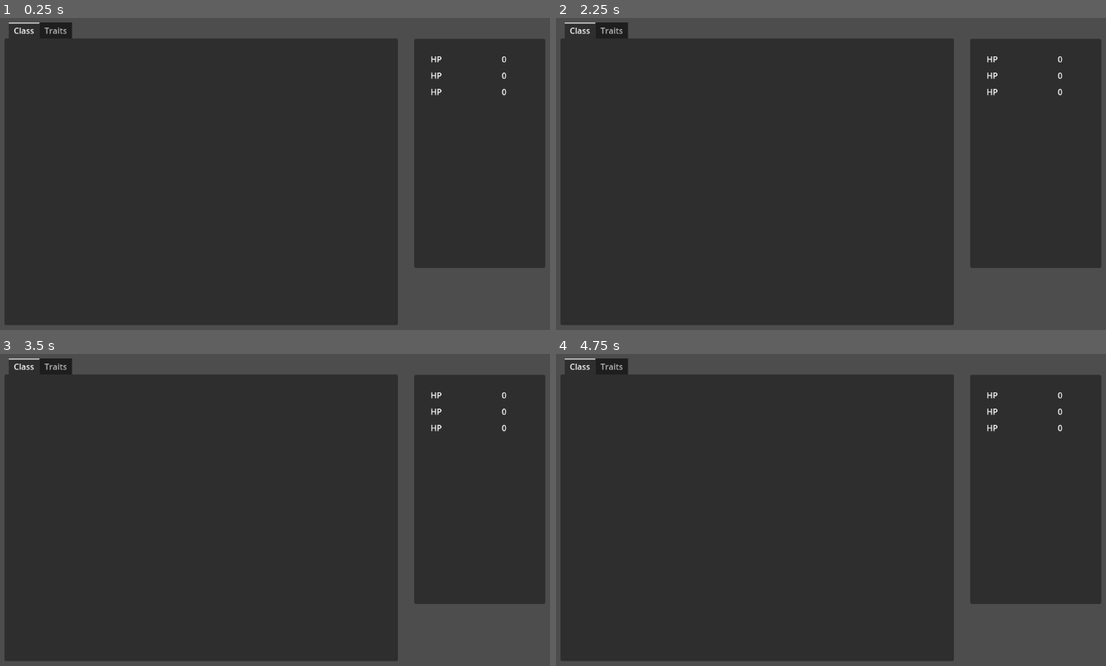
Above: before the commit, frames 1-4 (two rows, left to right).
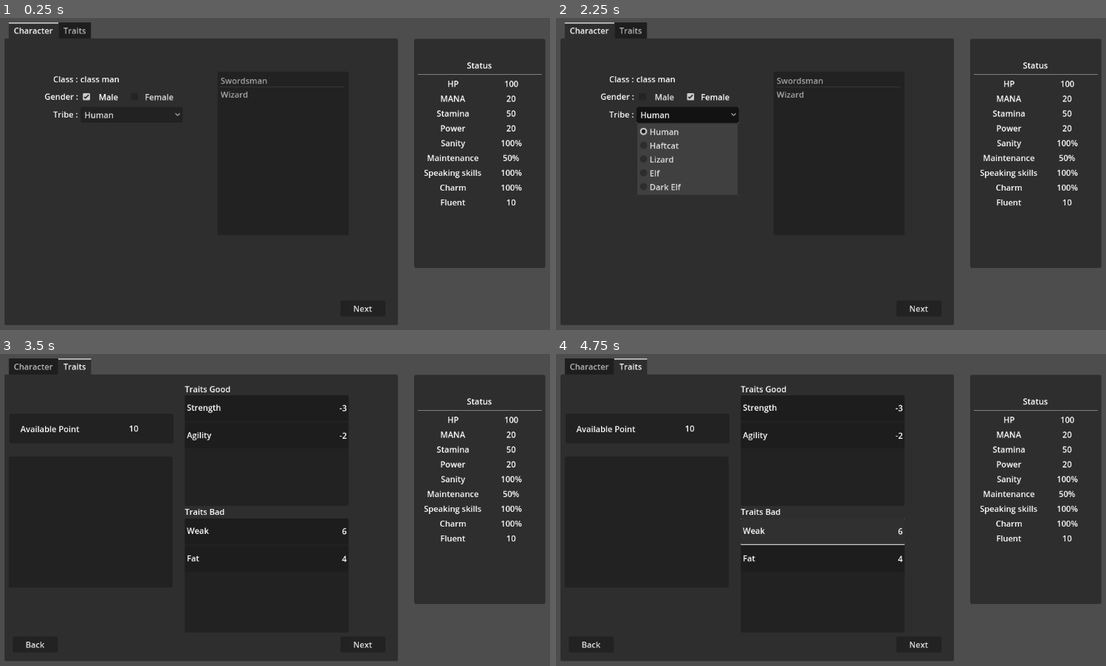
Above: after the commit, the same moments.

Repository: GIRA-AKI/Isekai
Game: Godot game, scene res://pages/traits_test.tscn
Same seed, same stepped clock (60 frames per second), same inputs: the game is played once before the commit and once after it.
Inputs (mouse positions are in pixels of both pictures, inside the frame that each line leads up to):
- Up to frame 1 (0.25 s): no input
- Up to frame 2 (2.25 s): click (660, 96) at 0.5 s, where only the run after the commit has a clickable "Male"; click (710, 96) at 1.25 s, where only the run after the commit has a clickable "Female"; click (688, 114) at 2 s, where only the run after the commit has a clickable "Human"
- Up to frame 3 (3.5 s): click (363, 644) at 2.75 s, where only the run after the commit has a clickable "Next"
- Up to frame 4 (4.75 s): click (820, 407) at 3.5 s, where only the run after the commit has a clickable "Strength"; click (820, 531) at 4.25 s, where only the run after the commit has a clickable "Weak"

The runs differ from the first frame. In frame 1, 2.0% of the frame differs, in the area x 3-99%, y 1-95%; in frame 2, 3.1%; in frame 3, 2.0%; in frame 4, 2.2%.
Error before the commit: Attempt to call function 'get_children' in base 'null instance' on a null instance. (res://pages/traits_test.gd:31)

Commit message:
character_info

Diff:
--- a/pages/traits_test.gd
+++ b/pages/traits_test.gd
@@ -3,13 +3,40 @@
 var list_item = preload("res://pages/traits_set.tscn")
 
 #table
-@onready var traits_good = $Control/traits_good/MarginContainer/ScrollContainer/VBoxContainer
-@onready var traits_bad = $Control/traits_bad/MarginContainer/ScrollContainer/VBoxContainer
-@onready var traits_use = $Control/use_traits/MarginContainer/ScrollContainer/VBoxContainer
-@onready var available_points = $Control/available_points/Label2
+@onready var traits_good = $Control/TabContainer/Traits/traits_good/MarginContainer/ScrollContainer/VBoxContainer
+@onready var traits_bad = $Control/TabContainer/Traits/traits_bad/MarginContainer/ScrollContainer/VBoxContainer
+@onready var traits_use = $Control/TabContainer/Traits/use_traits/MarginContainer/ScrollContainer/VBoxContainer
+@onready var available_points = $Control/TabContainer/Traits/available_points/Label2
+
+#Status
+@onready var hp_text = $Control/Panel/StatusContainer/HBoxContainer/hpnum
+@onready var mana_text = $Control/Panel/StatusContainer/HBoxContainer2/mana_num
+@onready var stamina_text = $Control/Panel/StatusContainer/HBoxContainer3/Stamina_num
+@onready var power_text = $Control/Panel/StatusContainer/HBoxContainer4/Power_num
+@onready var sanity_text = $Control/Panel/StatusContainer/HBoxContainer5/Sanity_num
+@onready var maintenance_text = $Control/Panel/StatusContainer/HBoxContainer6/Maintenance_num
+@onready var Speaking_text = $Control/Panel/StatusContainer/HBoxContainer7/Speaking_num
+@onready var Charm_text = $Control/Panel/StatusContainer/HBoxContainer8/Charm_num
+@onready var Fluent_text = $Control/Panel/StatusContainer/HBoxContainer9/Fluent_num
+
+#Character
+@onready var Player_Class = $Control/TabContainer/Character/VBoxContainer/HBoxContainer/class
+var Player_tribe
+var sex
+var hp
+var mana
+var stamina
+var power
+var sanity
+var maintenance
+var Speaking
+var Charm
+var Fluent
+
 # Called when the node enters the scene tree for the first time.
 func _ready() -> void:
 	loadAllTable()
+	_on_setect_tribe_selected(0)
 	pass
 
 func calAvailablePoints():
@@ -43,5 +70,51 @@
 
 # Called every frame. 'delta' is the elapsed time since the previous frame.
 func _process(delta: float) -> void:
+	hp_text.text = str(hp)
+	mana_text.text = str(mana)
+	stamina_text.text = str(stamina)
+	power_text.text = str(power)
+	sanity_text.text = str(sanity) + "%"
+	maintenance_text.text = str(maintenance) + "%"
+	Speaking_text.text = str(Speaking) + "%"
+	Charm_text.text = str(Charm) + "%"
+	Fluent_text.text = str(Fluent)
+	pass
 
-	pass
+func _on_setect_tribe_selected(index: int) -> void:
+	if index ==0:
+		Player_tribe = "Human"
+		hp = 100
+		mana = 20
+		stamina = 50
+		power = 20
+		sanity = 100
+		maintenance = 50
+		Speaking = 100
+		Charm = 100
+		Fluent = 10
+	elif index ==1:
+		Player_tribe = "HaftCat"
+	elif index ==2:
+		Player_tribe = "Lizard"
+	elif index ==3:
+		Player_tribe = "Elf"
+	elif index ==4:
+		Player_tribe = "Dark Elf"
+	pass # Replace with function body.
+
+func _on_next_info_pressed() -> void:
+	$Control/TabContainer/Traits.visible = true
+	pass # Replace with function body.
+
+func _on_back_to_info_pressed() -> void:
+	$Control/TabContainer/Character.visible = true
+	pass # Replace with function body.
+
+func _on_man_pressed() -> void:
+	$Control/TabContainer/Character/VBoxContainer/HBoxContainer2/woman.button_pressed = false
+	sex = "M"
+
+func _on_woman_pressed() -> void:
+	$Control/TabContainer/Character/VBoxContainer/HBoxContainer2/man.button_pressed = false
+	sex = "F"
--- a/pages/traits_test.tscn
+++ b/pages/traits_test.tscn
@@ -21,9 +21,107 @@
 offset_bottom = 624.0
 current_tab = 0
 
-[node name="Class" type="Control" parent="Control/TabContainer"]
+[node name="Character" type="Control" parent="Control/TabContainer"]
 layout_mode = 2
 metadata/_tab_index = 0
+
+[node name="VBoxContainer" type="VBoxContainer" parent="Control/TabContainer/Character"]
+layout_mode = 0
+offset_left = 64.0
+offset_top = 65.0
+offset_right = 352.0
+offset_bottom = 257.0
+
+[node name="HBoxContainer" type="HBoxContainer" parent="Control/TabContainer/Character/VBoxContainer"]
+layout_mode = 2
+
+[node name="Label" type="Label" parent="Control/TabContainer/Character/VBoxContainer/HBoxContainer"]
+clip_contents = true
+custom_minimum_size = Vector2(80, 30)
+layout_mode = 2
+text = "Class :"
+horizontal_alignment = 2
+vertical_alignment = 1
+
+[node name="class" type="Label" parent="Control/TabContainer/Character/VBoxContainer/HBoxContainer"]
+clip_contents = true
+custom_minimum_size = Vector2(200, 30)
+layout_mode = 2
+text = "class man"
+vertical_alignment = 1
+
+[node name="HBoxContainer2" type="HBoxContainer" parent="Control/TabContainer/Character/VBoxContainer"]
+layout_mode = 2
+
+[node name="Label" type="Label" parent="Control/TabContainer/Character/VBoxContainer/HBoxContainer2"]
+clip_contents = true
+custom_minimum_size = Vector2(80, 30)
+layout_mode = 2
+text = "Gender :"
+horizontal_alignment = 2
+vertical_alignment = 1
+
+[node name="man" type="CheckBox" parent="Control/TabContainer/Character/VBoxContainer/HBoxContainer2"]
+clip_contents = true
+custom_minimum_size = Vector2(90, 0)
+layout_mode = 2
+button_pressed = true
+text = "Male"
+alignment = 1
+
+[node name="woman" type="CheckBox" parent="Control/TabContainer/Character/VBoxContainer/HBoxContainer2"]
+clip_contents = true
+custom_minimum_size = Vector2(100, 0)
+layout_mode = 2
+text = "Female"
+alignment = 1
+
+[node name="HBoxContainer3" type="HBoxContainer" parent="Control/TabContainer/Character/VBoxContainer"]
+layout_mode = 2
+
+[node name="Label" type="Label" parent="Control/TabContainer/Character/VBoxContainer/HBoxContainer3"]
+clip_contents = true
+custom_minimum_size = Vector2(80, 30)
+layout_mode = 2
+text = "Tribe :"
+horizontal_alignment = 2
+vertical_alignment = 1
+
+[node name="setect" type="OptionButton" parent="Control/TabContainer/Character/VBoxContainer/HBoxContainer3"]
+clip_contents = true
+custom_minimum_size = Vector2(200, 0)
+layout_mode = 2
+selected = 0
+item_count = 5
+popup/item_0/text = "Human"
+popup/item_0/id = 0
+popup/item_1/text = "Haftcat"
+popup/item_1/id = 1
+popup/item_2/text = "Lizard"
+popup/item_2/id = 2
+popup/item_3/text = "Elf"
+popup/item_3/id = 3
+popup/item_4/text = "Dark Elf"
+popup/item_4/id = 4
+
+[node name="ItemList" type="ItemList" parent="Control/TabContainer/Character"]
+layout_mode = 0
+offset_left = 416.0
+offset_top = 65.0
+offset_right = 672.0
+offset_bottom = 385.0
+text_overrun_behavior = 1
+item_count = 2
+item_0/text = "Swordsman"
+item_1/text = "Wizard"
+
+[node name="next" type="Button" parent="Control/TabContainer/Character"]
+layout_mode = 0
+offset_left = 656.0
+offset_top = 513.0
+offset_right = 744.0
+offset_bottom = 544.0
+text = "Next"
 
 [node name="Traits" type="Control" parent="Control/TabContainer"]
 visible = false
@@ -35,7 +133,7 @@
 offset_left = 352.0
 offset_top = 41.0
 offset_right = 672.0
-offset_bottom = 265.0
+offset_bottom = 257.0
 
 [node name="MarginContainer" type="MarginContainer" parent="Control/TabContainer/Traits/traits_good"]
 layout_mode = 1
@@ -56,9 +154,9 @@
 [node name="traits_bad" type="Panel" parent="Control/TabContainer/Traits"]
 layout_mode = 0
 offset_left = 352.0
-offset_top = 304.0
+offset_top = 282.0
 offset_right = 672.0
-offset_bottom = 536.0
+offset_bottom = 505.0
 
 [node name="MarginContainer" type="MarginContainer" parent="Control/TabContainer/Traits/traits_bad"]
 layout_mode = 1
@@ -138,11 +236,28 @@
 text = "Traits Good"
 
 [node name="tg2" type="Label" parent="Control/TabContainer/Traits"]
+layout_mode = 0
 offset_left = 352.0
-offset_top = 281.0
+offset_top = 257.0
 offset_right = 442.0
-offset_bottom = 304.0
+offset_bottom = 280.0
 text = "Traits Bad"
+
+[node name="next" type="Button" parent="Control/TabContainer/Traits"]
+layout_mode = 0
+offset_left = 656.0
+offset_top = 513.0
+offset_right = 744.0
+offset_bottom = 544.0
+text = "Next"
+
+[node name="Back" type="Button" parent="Control/TabContainer/Traits"]
+layout_mode = 0
+offset_left = 16.0
+offset_top = 513.0
+offset_right = 104.0
+offset_bottom = 544.0
+text = "<BACK>"
 
 [node name="Panel" type="Panel" parent="Control"]
 layout_mode = 0
@@ -151,78 +266,225 @@
 offset_right = 1088.0
 offset_bottom = 512.0
 
-[node name="hp" type="Label" parent="Control/Panel"]
-layout_mode = 2
-anchor_left = 0.125
-anchor_top = 0.0535714
-anchor_right = 0.5
-anchor_bottom = 0.125
+[node name="StatusContainer" type="VBoxContainer" parent="Control/Panel"]
+layout_mode = 1
+anchors_preset = -1
+anchor_left = 0.03125
+anchor_top = 0.0892857
+anchor_right = 0.96875
+anchor_bottom = 1.0
+grow_horizontal = 2
+grow_vertical = 2
+metadata/_edit_use_anchors_ = true
+
+[node name="Status" type="Label" parent="Control/Panel/StatusContainer"]
+layout_mode = 2
+text = "Status"
+horizontal_alignment = 1
+
+[node name="HSeparator" type="HSeparator" parent="Control/Panel/StatusContainer"]
+layout_mode = 2
+
+[node name="HBoxContainer" type="HBoxContainer" parent="Control/Panel/StatusContainer"]
+layout_mode = 2
+alignment = 1
+
+[node name="hp" type="Label" parent="Control/Panel/StatusContainer/HBoxContainer"]
+clip_contents = true
+custom_minimum_size = Vector2(120, 25)
+layout_mode = 2
 text = "HP"
-vertical_alignment = 1
-metadata/_edit_use_anchors_ = true
-
-[node name="hpnum" type="Label" parent="Control/Panel"]
-layout_mode = 0
-anchor_left = 0.5625
-anchor_top = 0.0535714
-anchor_right = 0.8125
-anchor_bottom = 0.125
-text = "0"
-horizontal_alignment = 1
-vertical_alignment = 1
-metadata/_edit_use_anchors_ = true
-
-[node name="hp2" type="Label" parent="Control/Panel"]
-layout_mode = 1
-anchors_preset = -1
-anchor_left = 0.125
-anchor_top = 0.125
-anchor_right = 0.5
-anchor_bottom = 0.196429
-text = "HP"
-vertical_alignment = 1
-metadata/_edit_use_anchors_ = true
-
-[node name="hpnum2" type="Label" parent="Control/Panel"]
-layout_mode = 1
-anchors_preset = -1
-anchor_left = 0.5625
-anchor_top = 0.125
-anchor_right = 0.8125
-anchor_bottom = 0.196429
-text = "0"
-horizontal_alignment = 1
-vertical_alignment = 1
-metadata/_edit_use_anchors_ = true
-
-[node name="hp3" type="Label" parent="Control/Panel"]
-layout_mode = 1
-anchors_preset = -1
-anchor_left = 0.125
-anchor_top = 0.196429
-anchor_right = 0.5
-anchor_bottom = 0.267857
-text = "HP"
-vertical_alignment = 1
-metadata/_edit_use_anchors_ = true
-
-[node name="hpnum3" type="Label" parent="Control/Panel"]
-layout_mode = 1
-anchors_preset = -1
-anchor_left = 0.5625
-anchor_top = 0.196429
-anchor_right = 0.8125
-anchor_bottom = 0.267857
-text = "0"
-horizontal_alignment = 1
-vertical_alignment = 1
-metadata/_edit_use_anchors_ = true
-
-[node name="VBoxContainer" type="VBoxContainer" parent="Control/Panel"]
-layout_mode = 1
-anchors_preset = 15
-anchor_right = 1.0
-anchor_bottom = 1.0
-grow_horizontal = 2
-grow_vertical = 2
-metadata/_edit_use_anchors_ = true
+horizontal_alignment = 1
+vertical_alignment = 1
+metadata/_edit_use_anchors_ = true
+
+[node name="hpnum" type="Label" parent="Control/Panel/StatusContainer/HBoxContainer"]
+clip_contents = true
+custom_minimum_size = Vector2(100, 25)
+layout_mode = 2
+text = "0"
+horizontal_alignment = 1
+vertical_alignment = 1
+metadata/_edit_use_anchors_ = true
+
+[node name="HBoxContainer2" type="HBoxContainer" parent="Control/Panel/StatusContainer"]
+layout_mode = 2
+alignment = 1
+
+[node name="mana" type="Label" parent="Control/Panel/StatusContainer/HBoxContainer2"]
+clip_contents = true
+custom_minimum_size = Vector2(120, 25)
+layout_mode = 2
+text = "MANA"
+horizontal_alignment = 1
+vertical_alignment = 1
+metadata/_edit_use_anchors_ = true
+
+[node name="mana_num" type="Label" parent="Control/Panel/StatusContainer/HBoxContainer2"]
+clip_contents = true
+custom_minimum_size = Vector2(100, 25)
+layout_mode = 2
+text = "0"
+horizontal_alignment = 1
+vertical_alignment = 1
+metadata/_edit_use_anchors_ = true
+
+[node name="HBoxContainer3" type="HBoxContainer" parent="Control/Panel/StatusContainer"]
+layout_mode = 2
+alignment = 1
+
+[node name="Stamina" type="Label" parent="Control/Panel/StatusContainer/HBoxContainer3"]
+clip_contents = true
+custom_minimum_size = Vector2(120, 25)
+layout_mode = 2
+text = "Stamina"
+horizontal_alignment = 1
+vertical_alignment = 1
+metadata/_edit_use_anchors_ = true
+
+[node name="Stamina_num" type="Label" parent="Control/Panel/StatusContainer/HBoxContainer3"]
+clip_contents = true
+custom_minimum_size = Vector2(100, 25)
+layout_mode = 2
+text = "0"
+horizontal_alignment = 1
+vertical_alignment = 1
+metadata/_edit_use_anchors_ = true
+
+[node name="HBoxContainer4" type="HBoxContainer" parent="Control/Panel/StatusContainer"]
+layout_mode = 2
+alignment = 1
+
+[node name="Power" type="Label" parent="Control/Panel/StatusContainer/HBoxContainer4"]
+clip_contents = true
+custom_minimum_size = Vector2(120, 25)
+layout_mode = 2
+text = "Power"
+horizontal_alignment = 1
+vertical_alignment = 1
+metadata/_edit_use_anchors_ = true
+
+[node name="Power_num" type="Label" parent="Control/Panel/StatusContainer/HBoxContainer4"]
+clip_contents = true
+custom_minimum_size = Vector2(100, 25)
+layout_mode = 2
+text = "0"
+horizontal_alignment = 1
+vertical_alignment = 1
+metadata/_edit_use_anchors_ = true
+
+[node name="HBoxContainer5" type="HBoxContainer" parent="Control/Panel/StatusContainer"]
+layout_mode = 2
+alignment = 1
+
+[node name="Sanity" type="Label" parent="Control/Panel/StatusContainer/HBoxContainer5"]
+clip_contents = true
+custom_minimum_size = Vector2(120, 25)
+layout_mode = 2
+text = "Sanity"
+horizontal_alignment = 1
+vertical_alignment = 1
+metadata/_edit_use_anchors_ = true
+
+[node name="Sanity_num" type="Label" parent="Control/Panel/StatusContainer/HBoxContainer5"]
+clip_contents = true
+custom_minimum_size = Vector2(100, 25)
+layout_mode = 2
+text = "0"
+horizontal_alignment = 1
+vertical_alignment = 1
+metadata/_edit_use_anchors_ = true
+
+[node name="HBoxContainer6" type="HBoxContainer" parent="Control/Panel/StatusContainer"]
+layout_mode = 2
+alignment = 1
+
+[node name="Maintenance" type="Label" parent="Control/Panel/StatusContainer/HBoxContainer6"]
+clip_contents = true
+custom_minimum_size = Vector2(120, 25)
+layout_mode = 2
+text = "Maintenance"
+horizontal_alignment = 1
+vertical_alignment = 1
+metadata/_edit_use_anchors_ = true
+
+[node name="Maintenance_num" type="Label" parent="Control/Panel/StatusContainer/HBoxContainer6"]
+clip_contents = true
+custom_minimum_size = Vector2(100, 25)
+layout_mode = 2
+text = "0"
+horizontal_alignment = 1
+vertical_alignment = 1
+metadata/_edit_use_anchors_ = true
+
+[node name="HBoxContainer7" type="HBoxContainer" parent="Control/Panel/StatusContainer"]
+layout_mode = 2
+alignment = 1
+
+[node name="Speaking" type="Label" parent="Control/Panel/StatusContainer/HBoxContainer7"]
+clip_contents = true
+custom_minimum_size = Vector2(120, 25)
+layout_mode = 2
+text = "Speaking skills"
+horizontal_alignment = 1
+vertical_alignment = 1
+metadata/_edit_use_anchors_ = true
+
+[node name="Speaking_num" type="Label" parent="Control/Panel/StatusContainer/HBoxContainer7"]
+clip_contents = true
+custom_minimum_size = Vector2(100, 25)
+layout_mode = 2
+text = "0"
+horizontal_alignment = 1
+vertical_alignment = 1
+metadata/_edit_use_anchors_ = true
+
+[node name="HBoxContainer8" type="HBoxContainer" parent="Control/Panel/StatusContainer"]
+layout_mode = 2
+alignment = 1
+
+[node name="Charm" type="Label" parent="Control/Panel/StatusContainer/HBoxContainer8"]
+clip_contents = true
+custom_minimum_size = Vector2(120, 25)
+layout_mode = 2
+text = "Charm"
+horizontal_alignment = 1
+vertical_alignment = 1
+metadata/_edit_use_anchors_ = true
+
+[node name="Charm_num" type="Label" parent="Control/Panel/StatusContainer/HBoxContainer8"]
+clip_contents = true
+custom_minimum_size = Vector2(100, 25)
+layout_mode = 2
+text = "0"
+horizontal_alignment = 1
+vertical_alignment = 1
+metadata/_edit_use_anchors_ = true
+
+[node name="HBoxContainer9" type="HBoxContainer" parent="Control/Panel/StatusContainer"]
+layout_mode = 2
+alignment = 1
+
+[node name="Fluent" type="Label" parent="Control/Panel/StatusContainer/HBoxContainer9"]
+clip_contents = true
+custom_minimum_size = Vector2(120, 25)
+layout_mode = 2
+text = "Fluent"
+horizontal_alignment = 1
+vertical_alignment = 1
+metadata/_edit_use_anchors_ = true
+
+[node name="Fluent_num" type="Label" parent="Control/Panel/StatusContainer/HBoxContainer9"]
+clip_contents = true
+custom_minimum_size = Vector2(100, 25)
+layout_mode = 2
+text = "0"
+horizontal_alignment = 1
+vertical_alignment = 1
+metadata/_edit_use_anchors_ = true
+
+[connection signal="pressed" from="Control/TabContainer/Character/VBoxContainer/HBoxContainer2/man" to="." method="_on_man_pressed"]
+[connection signal="pressed" from="Control/TabContainer/Character/VBoxContainer/HBoxContainer2/woman" to="." method="_on_woman_pressed"]
+[connection signal="item_selected" from="Control/TabContainer/Character/VBoxContainer/HBoxContainer3/setect" to="." method="_on_setect_tribe_selected"]
+[connection signal="pressed" from="Control/TabContainer/Character/next" to="." method="_on_next_info_pressed"]
+[connection signal="pressed" from="Control/TabContainer/Traits/Back" to="." method="_on_back_to_info_pressed"]
